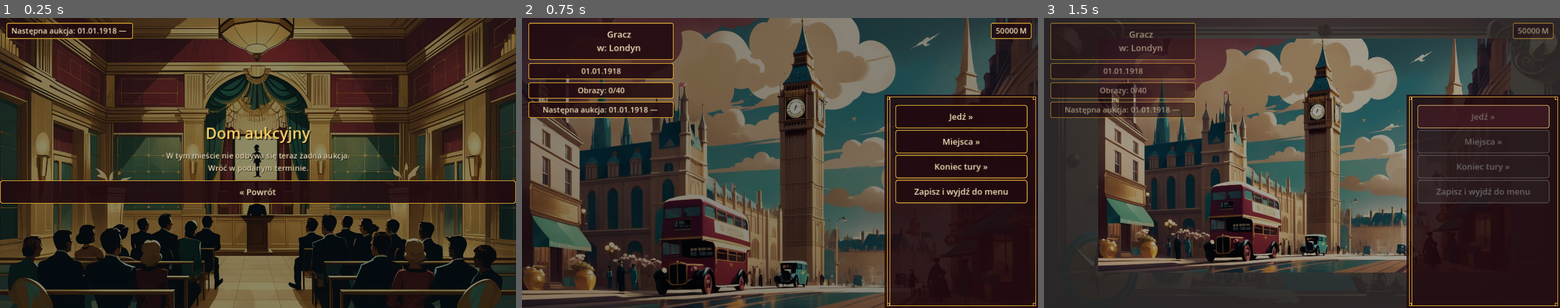
Above: before the commit, frames 1-3 (left to right).
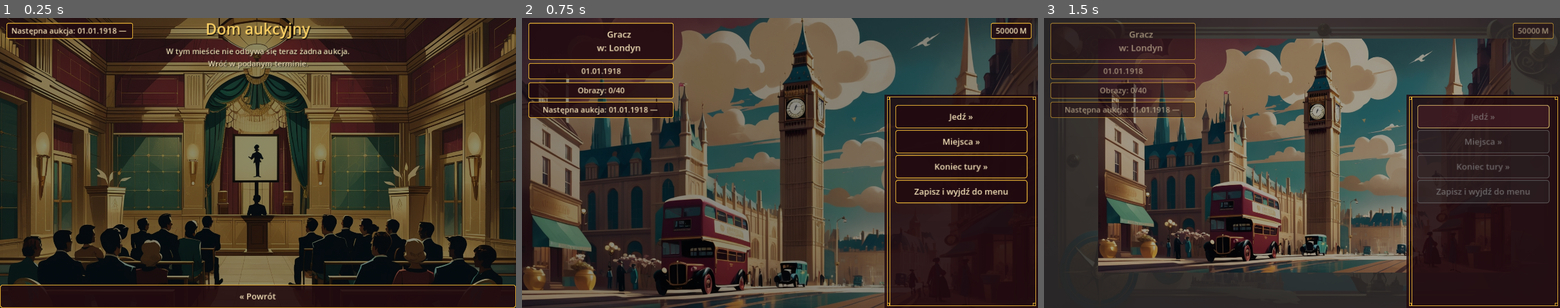
Above: after the commit, the same moments.

Repository: cinekm20/the-forger-retro-tycoon
Game: Godot game, scene res://scenes/auction_house/AuctionHouse.tscn
The game is run twice, just before and just after one commit, with the same random seed, the same clock (stepped at 60 frames per second) and the same inputs. This scene is started directly instead of the project's main scene.
Inputs:
- Up to frame 1 (0.25 s): no input
- Up to frame 2 (0.75 s): click "« Powrót" at 0.5 s
- Up to frame 3 (1.5 s): click "Jedź »" at 1.25 s

The runs differ from the first frame. In frame 1, 13% of the frame differs, in the area x 0-100%, y 1-100%; in frame 2, nothing differs; in frame 3, nothing differs.

Commit message:
AuctionHouse: przypnij tytuł/powrót gdy nie ma aktywnej aukcji
Zgłoszone przez użytkownika: "jeszcze tak nie ma dom aukcyjny jak nie ma
aukcji". Wczesny return w _ready() (miasto aukcyjne poza terminem — patrz
Auctions.is_open) nigdy nie dochodzi do _build_active_auction_ui, gdzie
root.alignment normalnie ustawia się na ALIGNMENT_BEGIN, więc w tym
wariancie zostawał na domyślnym CENTER i przycisk powrotu unosił się na
środku zamiast być przyklejony do dołu, tak jak reszta ekranów.

Co-Authored-By: Claude Sonnet 5 <noreply@anthropic.com>
Claude-Session: https://claude.ai/code/session_01WjdcGYSPdySvPA6GKCaWaN

Diff:
--- a/game/scenes/auction_house/AuctionHouse.gd
+++ b/game/scenes/auction_house/AuctionHouse.gd
@@ -106,8 +106,16 @@
 	_build_top_left_corner()
 
 	if not Auctions.is_open(Travel.current_city):
+		## ALIGNMENT_BEGIN + rozpychacz: zgłoszone przez użytkownika ("jeszcze
+		## tak nie ma dom aukcyjny jak nie ma aukcji") — ten wczesny return
+		## (brak aukcji akurat teraz) nigdy nie dochodzi do
+		## _build_active_auction_ui, gdzie root.alignment jest normalnie
+		## ustawiane na BEGIN, więc zostawał na domyślnym CENTER i przycisk
+		## powrotu unosił się na środku zamiast być przyklejony do dołu.
+		root.alignment = BoxContainer.ALIGNMENT_BEGIN
 		ScreenHelpers.make_label(root, tr("W tym mieście nie odbywa się teraz żadna aukcja.\nWróć w podanym terminie."))
 		schedule_label.text = Auctions.get_schedule_string()
+		root.add_child(ScreenHelpers.make_expand_spacer())
 		ScreenHelpers.make_back_button(root)
 		return
 
